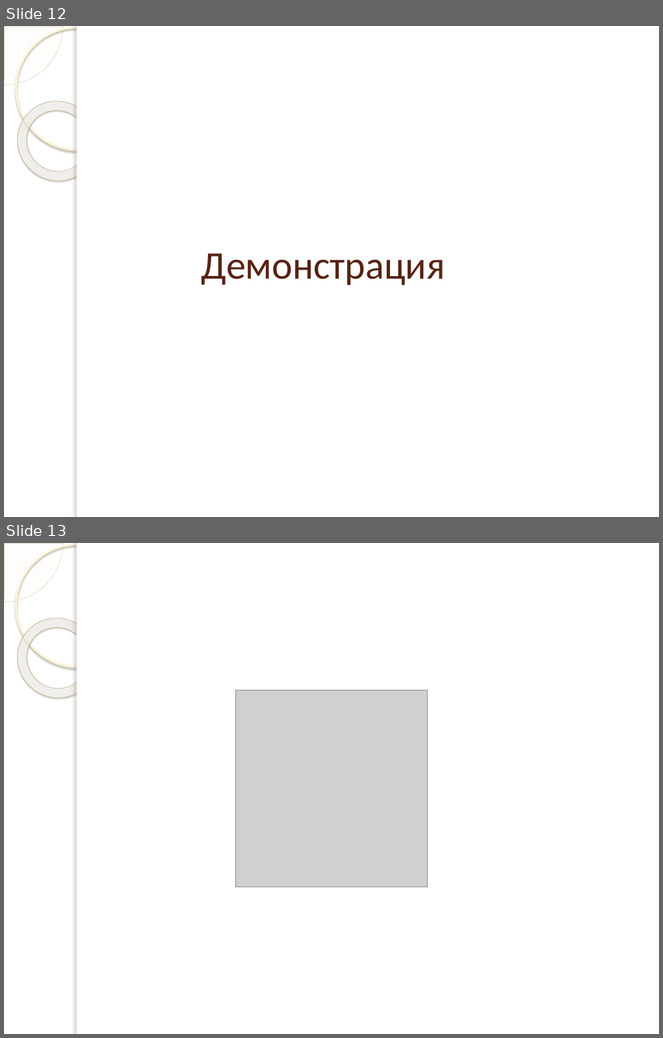
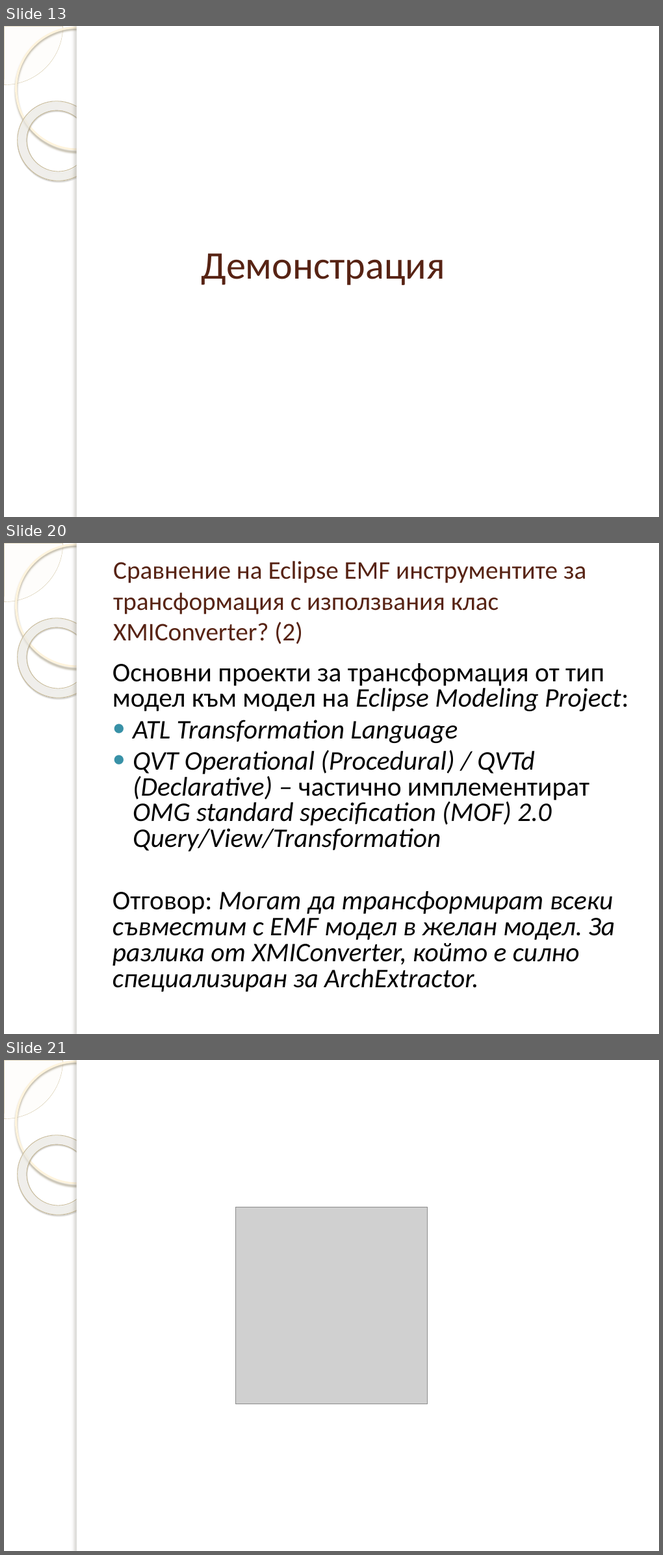
Before and after one commit to dmanev/ArchExtractor, a slide deck: ArchExtractor/doc/Presentation.pptx. Shown one above the other, each under a label of ours: slides 12 and 13 before the commit, slides 13, 20 and 21 after it; the slides between them are not shown. The pictures are 663x1038 and 663x1555 pixels, drawn with LibreOffice and Linux fonts; fonts in the diff are those of the drawing; grey boxes stand for pictures; background and template pictures are left out. Boxes give left, top, right and bottom in pixels: in the first picture for what was removed or moved away, otherwise in the second. Text is boxed around its words. In the diff, an @@ line names an element or a change of style, - is before the commit and + after.

```diff
--- a/ArchExtractor/doc/Presentation.pptx
+++ b/ArchExtractor/doc/Presentation.pptx
@@ slide 20 added at box(4, 543, 659, 1034), background picture (left out); not listed: 5 template elements that a slide beside it also shows @@
@@ title added at box(113, 561, 586, 644), 28 pt, text #572314 @@
+Сравнение на Eclipse EMF инструментите за трансформация с използвания клас XMIConverter? (2)
@@ text added at box(113, 663, 629, 992), 29.6 pt, text #000000, italic @@
+Основни проекти за трансформация от тип модел към модел на Eclipse Modeling Project:
+● ATL Transformation Language
+● QVT Operational (Procedural) / QVTd (Declarative) – частично имплементират OMG standard specification (MOF) 2.0 Query/View/Transformation
+Отговор: Могат да трансформират всеки съвместим с EMF модел в желан модел. За разлика от XMIConverter, който е силно специализиран за ArchExtractor.
@@ what was slide 12 is now slide 13 @@
@@ what was slide 13 is now slide 21 @@
```
Also in this commit, not shown: 6 slides changed, 7 other slides added, 3 other files.
